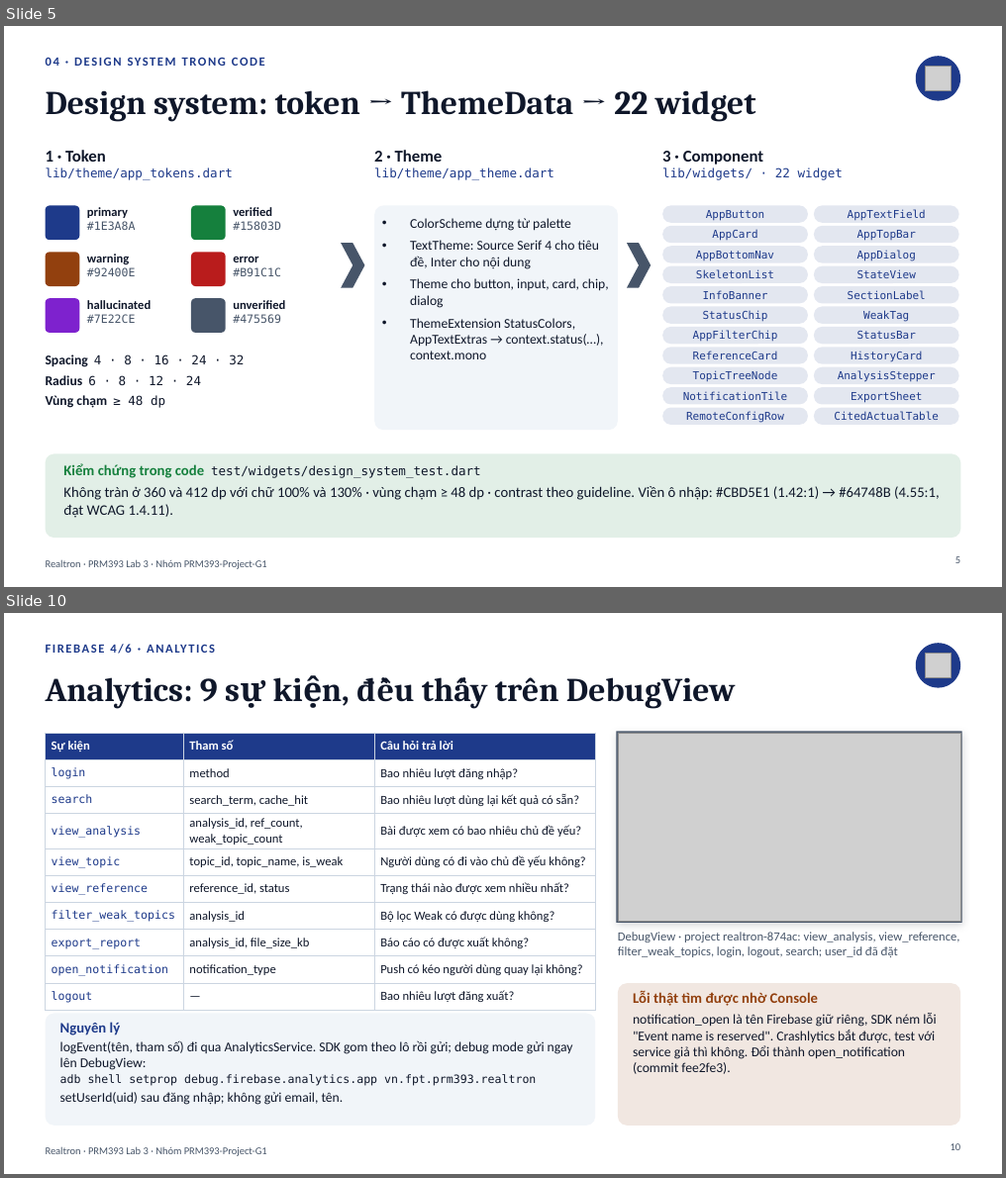
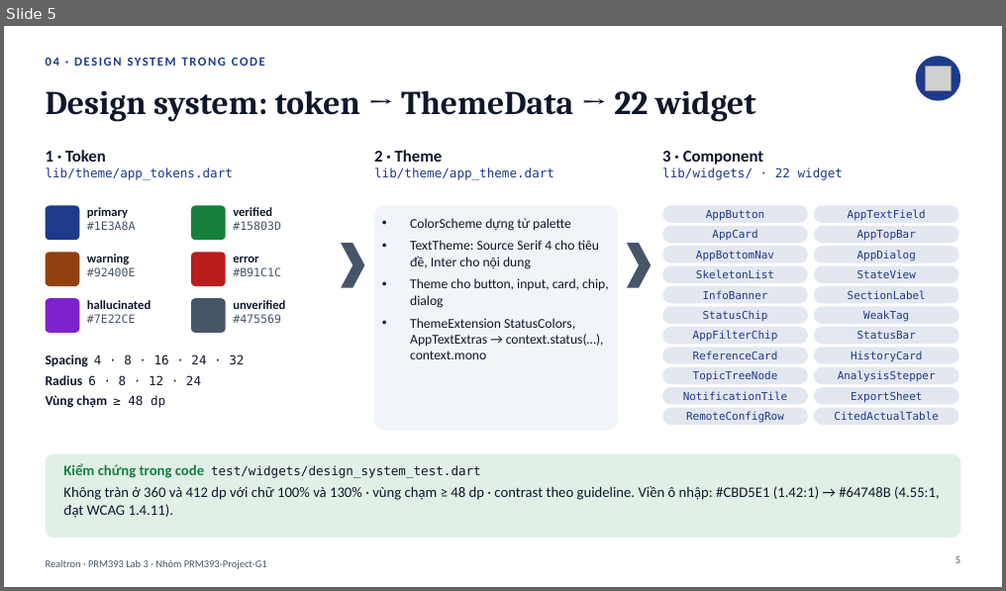
Before and after one commit to PRM393-Project-G1/Lab3, a slide deck: slides/Lab03_G1_slides.pptx. Shown one above the other, each under a label of ours: slides 5 and 10 before the commit, slide 5 after it; the slides between them are not shown. The pictures are 1006x1178 and 1006x591 pixels, drawn with LibreOffice and Linux fonts; fonts in the diff are those of the drawing; grey boxes stand for pictures. Boxes give left, top, right and bottom in pixels: in the first picture for what was removed or moved away, otherwise in the second. Text is boxed around its words. In the diff, an @@ line names an element or a change of style, - is before the commit and + after.

```diff
--- a/slides/Lab03_G1_slides.pptx
+++ b/slides/Lab03_G1_slides.pptx
@@ slide 10 removed at (4, 613, 1002, 1174), background #FFFFFF; not listed: 1 template element that a slide beside it also shows @@
@@ text removed at (110, 644, 131, 653) @@
-FIREBASE 4/6 · ANALYTICS
@@ ellipse removed at (916, 643, 960, 688) @@
@@ picture removed at (926, 653, 951, 678) @@
@@ title removed at (46, 677, 736, 709) @@
-Analytics: 9 sự kiện, đều thấy trên DebugView
@@ rectangle removed at (617, 731, 962, 923) @@
@@ table removed at (46, 733, 595, 1007), 10 rows, 3 columns @@
-Sự kiện | Tham số | Câu hỏi trả lời
-login | method | Bao nhiêu lượt đăng nhập?
-search | search_term, cache_hit | Bao nhiêu lượt dùng lại kết quả có sẵn?
-view_analysis | analysis_id, ref_count, weak_topic_count | Bài được xem có bao nhiêu chủ đề yếu?
-view_topic | topic_id, topic_name, is_weak | Người dùng có đi vào chủ đề yếu không?
-view_reference | reference_id, status | Trạng thái nào được xem nhiều nhất?
-filter_weak_topics | analysis_id | Bộ lọc Weak có được dùng không?
-export_report | analysis_id, file_size_kb | Báo cáo có được xuất không?
-open_notification | notification_type | Push có kéo người dùng quay lại không?
-logout | — | Bao nhiêu lượt đăng xuất?
@@ picture removed at (618, 733, 960, 922) @@
@@ text removed at (618, 932, 960, 958) @@
-DebugView · project realtron-874ac: view_analysis, view_reference, filter_weak_topics, login, logout, search; user_id đã đặt
@@ rounded rectangle removed at (618, 983, 960, 1126) @@
@@ text removed at (633, 991, 936, 1074) @@
-Lỗi thật tìm được nhờ Console
-notification_open là tên Firebase giữ riêng, SDK ném lỗi "Event name is reserved". Crashlytics bắt được, test với service giả thì không. Đổi thành open_notification (commit fee2fe3).
@@ rounded rectangle removed at (46, 1014, 595, 1126) @@
@@ text removed at (60, 1022, 573, 1105) @@
-Nguyên lý
-logEvent(tên, tham số) đi qua AnalyticsService. SDK gom theo lô rồi gửi; debug mode gửi ngay lên DebugView:
-adb shell setprop debug.firebase.analytics.app vn.fpt.prm393.realtron
-setUserId(uid) sau đăng nhập; không gửi email, tên.
@@ page number removed at (950, 1144, 961, 1151) @@
-10
```
Also in this commit, not shown: 7 slides changed, 20 slides added, 2 other slides removed, 7 other files.
